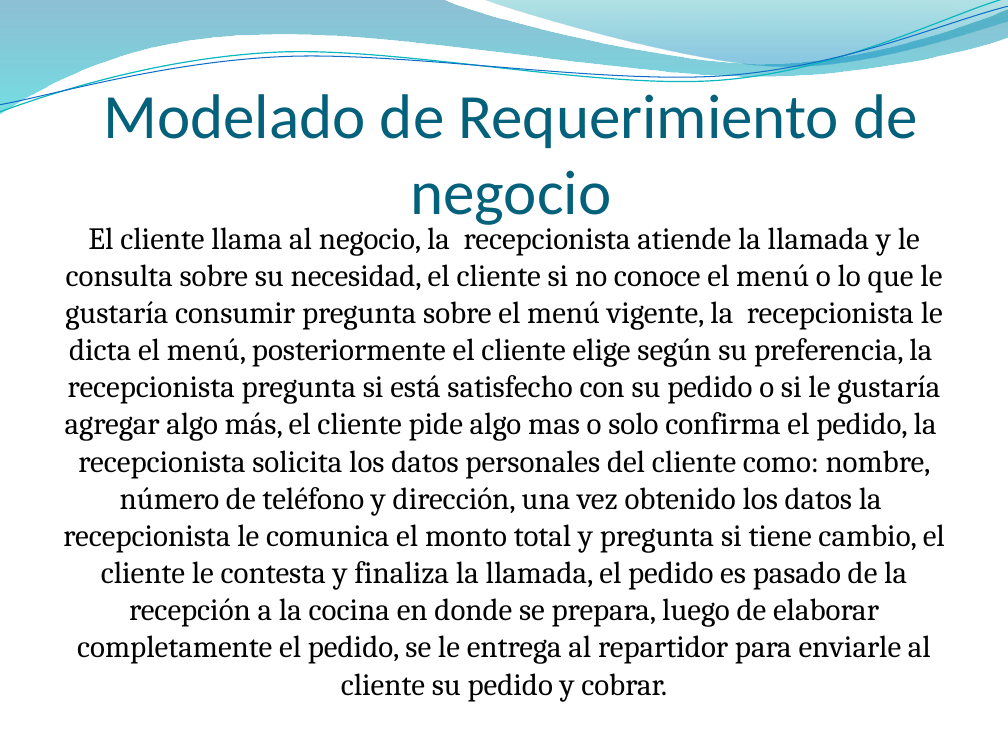
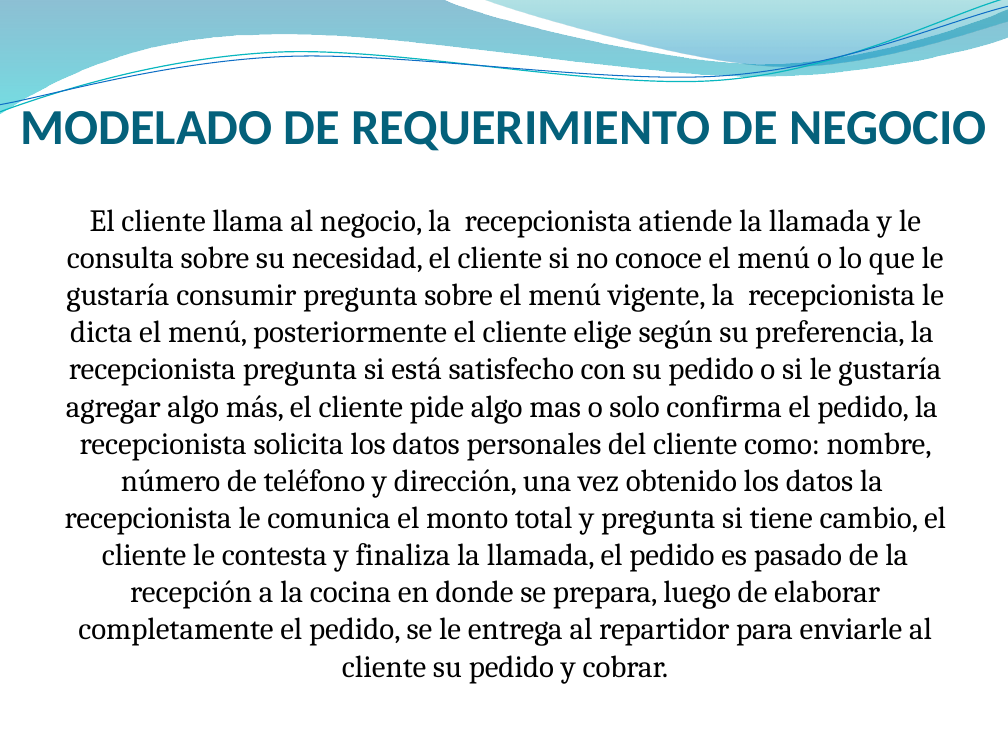
Before and after one commit to francben/proyectoDeliberyApp, a slide deck: slide 8 of Para Presentacion final.pptx. Drawn at 1008x756 pixels with LibreOffice and Linux fonts; fonts in the diff are those of the drawing; background and template pictures are left out. Boxes give left, top, right and bottom in pixels: in the first picture for what was removed or moved away, otherwise in the second. Text is boxed around its words. In the diff, an @@ line names an element or a change of style, - is before the commit and + after.

```diff
--- a/Para Presentacion final.pptx
+++ b/Para Presentacion final.pptx
@@ title at (21, 103, 986, 151): text changed; size 45 to 36 pt; bold on @@
-Modelado de Requerimiento de negocio
+MODELADO DE REQUERIMIENTO DE NEGOCIO
@@ text "El cliente llama al negocio, ..." rewrapped from (63, 221, 945, 702) to (65, 209, 946, 684) @@
```
Also in this commit, not shown: 20 other slides changed, 13 slides added, 13 slides removed.
